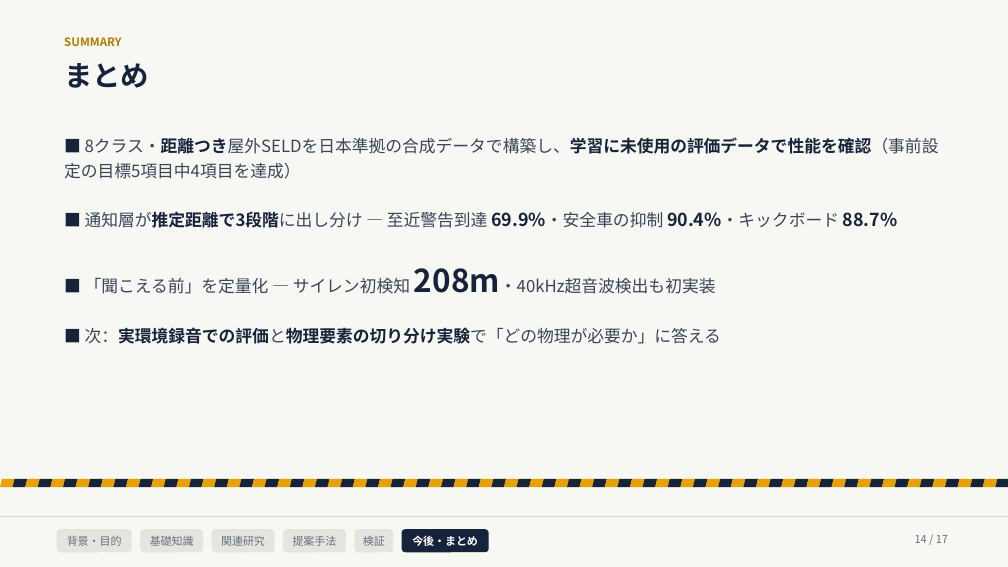
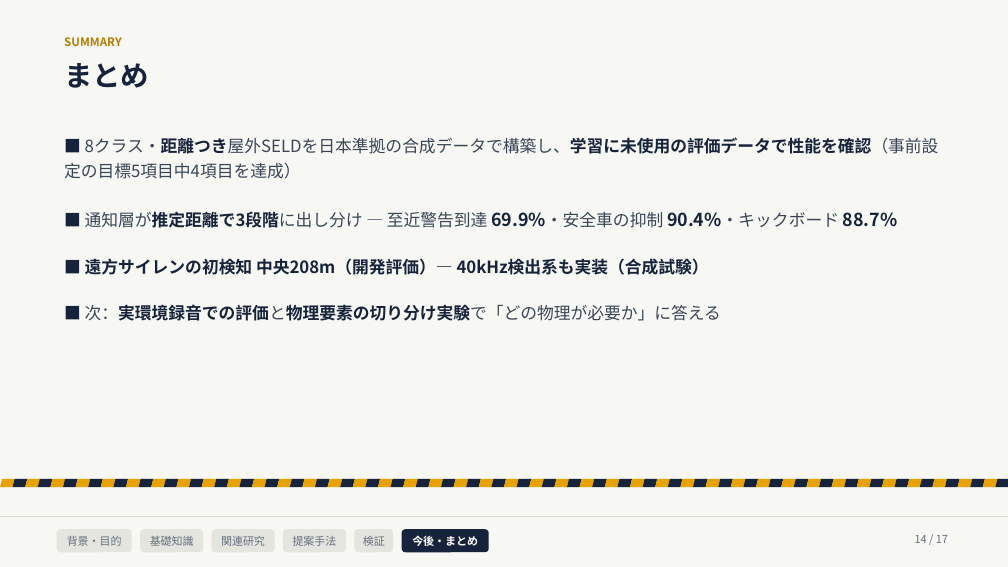
Before and after one commit to Noosdoo/outdoor-seld-sim, a slide deck: slide 14 of md/seminar/中間発表スライド_2026-08-10.pptx. Drawn at 1008x567 pixels with LibreOffice and Linux fonts; fonts in the diff are those of the drawing. Boxes give left, top, right and bottom in pixels: in the first picture for what was removed or moved away, otherwise in the second. Text is boxed around its words. In the diff, an @@ line names an element or a change of style, - is before the commit and + after.

```diff
--- a/md/seminar/中間発表スライド_2026-08-10.pptx
+++ b/md/seminar/中間発表スライド_2026-08-10.pptx
@@ text at (85,258,709,275): text changed; text colour #3A4658 to #16233A; bold on @@
-■ 「聞こえる前」を定量化 — サイレン初検知 208m・40kHz超音波検出も初実装
+■ 遠方サイレンの初検知 中央208m（開発評価）— 40kHz検出系も実装（合成試験）
```
Also in this commit, not shown: 7 other slides changed, 13 other files.
